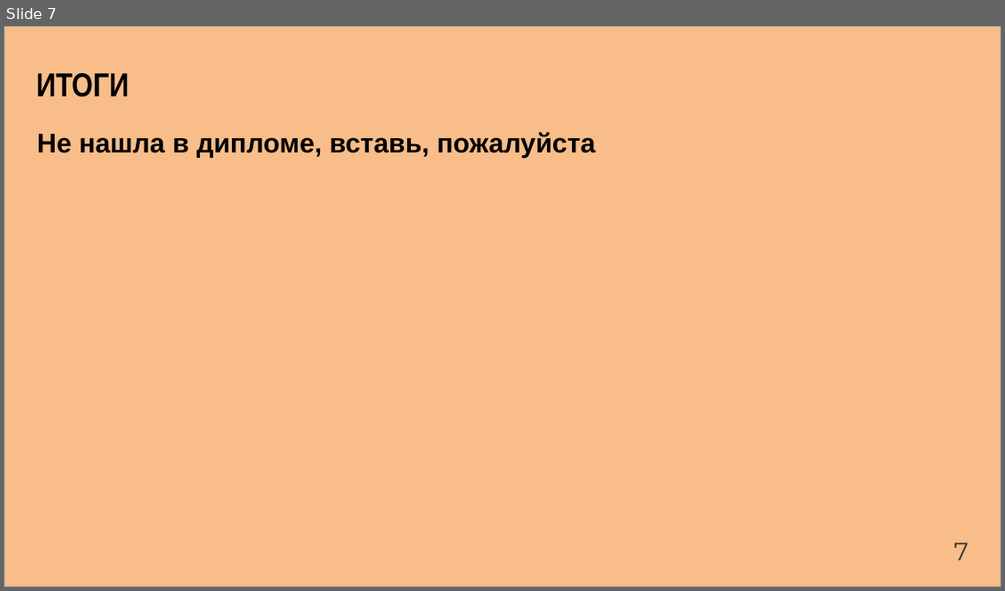
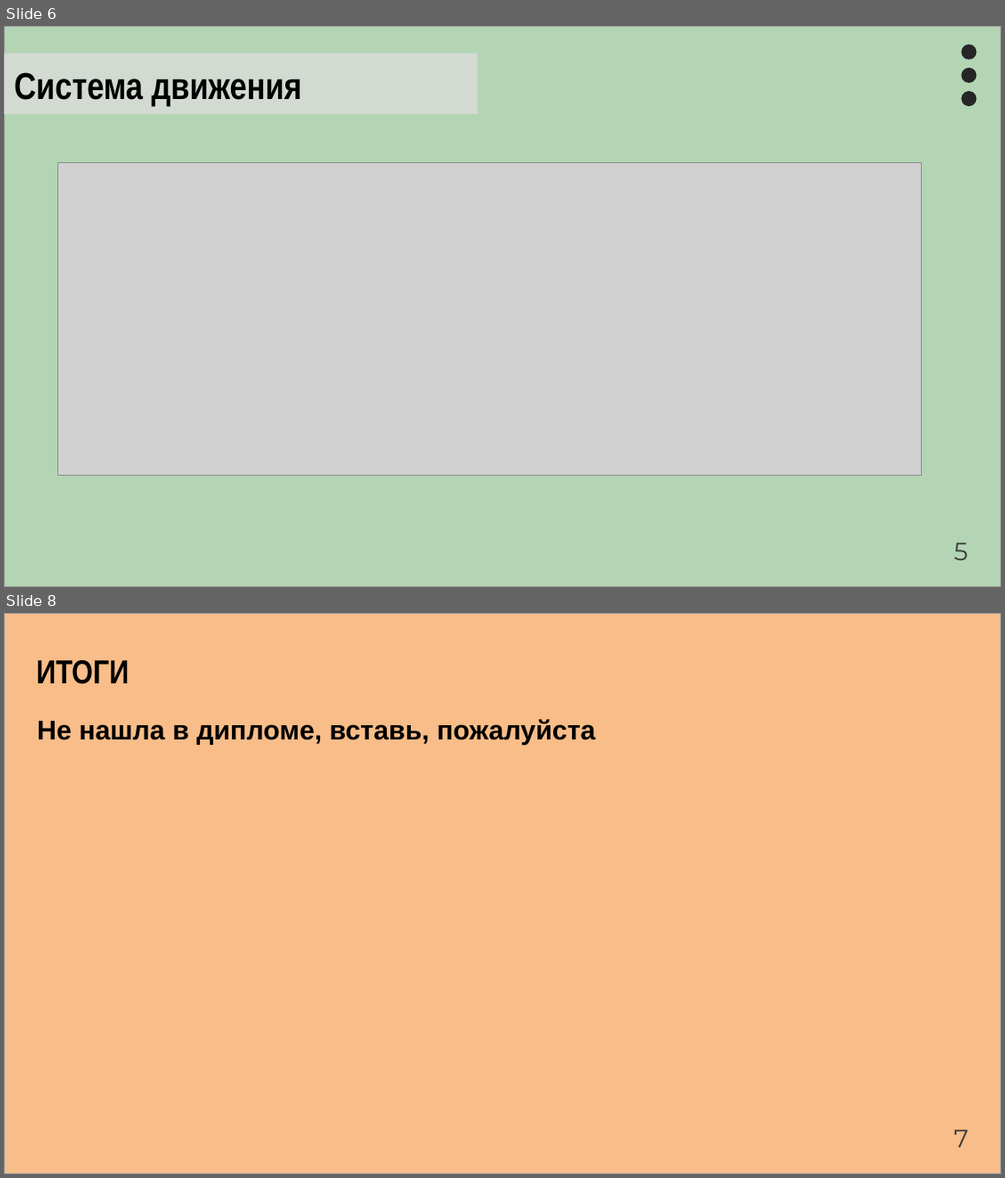
Before and after one commit to Artemor31/Files, a slide deck: Готовые части/Prezentatsia1 (1).pptx. Shown one above the other, each under a label of ours: slide 7 before the commit, slides 6 and 8 after it; the slides between them are not shown. The pictures are 1005x591 and 1005x1178 pixels, drawn with LibreOffice and Linux fonts; fonts in the diff are those of the drawing; grey boxes stand for pictures. Boxes give left, top, right and bottom in pixels: in the first picture for what was removed or moved away, otherwise in the second. Text is boxed around its words. In the diff, an @@ line names an element or a change of style, - is before the commit and + after.

```diff
--- a/Готовые части/Prezentatsia1 (1).pptx
+++ b/Готовые части/Prezentatsia1 (1).pptx
@@ slide 6 added at (4,26,1001,587), background #FFFFFF @@
@@ rectangle added at (4,26,1001,587), fill #B3D5B4, outline #A3A3A3 1 pt @@
@@ ellipse added at (961,44,976,59), fill #262626 @@
@@ rectangle added at (4,53,477,113), fill #DDDDDD at 75% opacity @@
@@ text added at (14,72,302,107), 36 pt, text #000000, bold @@
+Система движения
@@ ellipse added at (961,68,976,83), fill #262626 @@
@@ ellipse added at (961,91,976,106), fill #262626 @@
@@ picture added at (57,162,921,475) @@
@@ text added at (954,542,968,560), 24 pt, text #3A3A3A @@
+5
@@ what was slide 7 is now slide 8 @@
```
Also in this commit, not shown: 2 slides changed, 1 other slide added, 1 slide removed, 8 other files.
